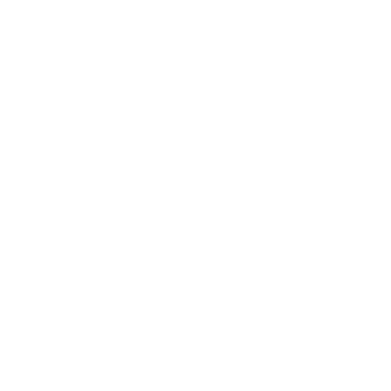
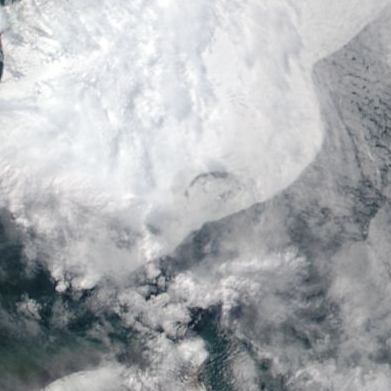
Before/after of a 391px x 391px layered artwork. What changed in the layer stack:
added layer "179_bering_strait_100km_20160415.aqua.truecolor.250m" above "Background" over <box>0,0,391,391</box>
